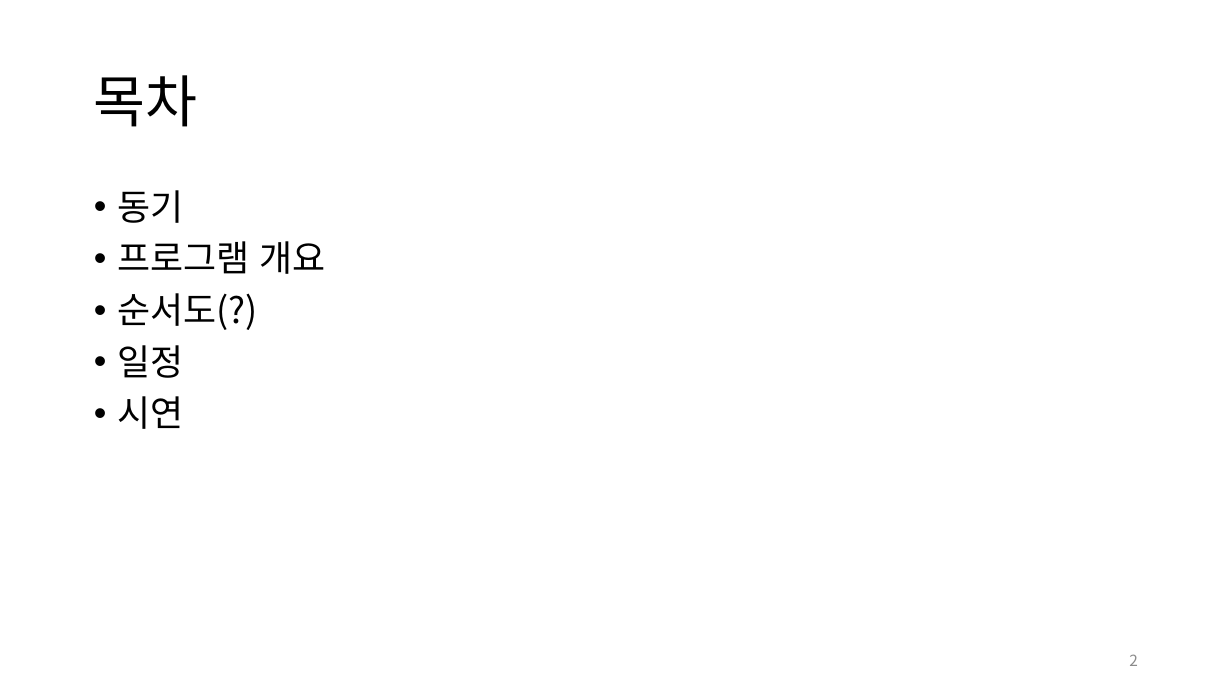
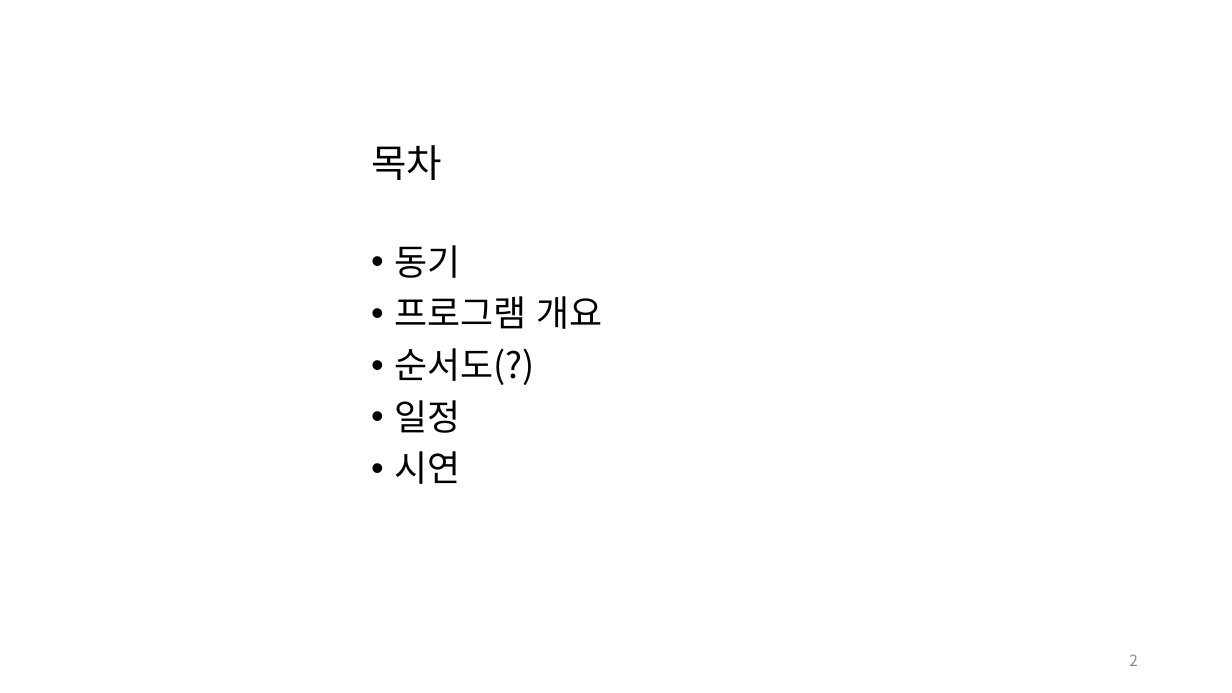
Before and after one commit to pknu-wap/Dogs-SONAR, a slide deck: slide 2 of others/presentation.pptx. Drawn at 1232x693 pixels with LibreOffice and Linux fonts; fonts in the diff are those of the drawing; background and template pictures are left out. Boxes give left, top, right and bottom in pixels: in the first picture for what was removed or moved away, otherwise in the second. Text is boxed around its words. In the diff, an @@ line names an element or a change of style, - is before the commit and + after.

```diff
--- a/others/presentation.pptx
+++ b/others/presentation.pptx
@@ title "목차": place and size @@
-title "목차" at bbox=[94, 75, 198, 127]
+title "목차" at bbox=[371, 145, 442, 180]
@@ title "목차" at bbox=[371, 145, 442, 180]: size 44 to 30 pt @@
@@ text "동기": place and size @@
-text "동기" at bbox=[117, 190, 325, 429]
+text "동기" at bbox=[394, 245, 602, 484]
```
Also in this commit, not shown: 15 other slides changed, 1 other file.
